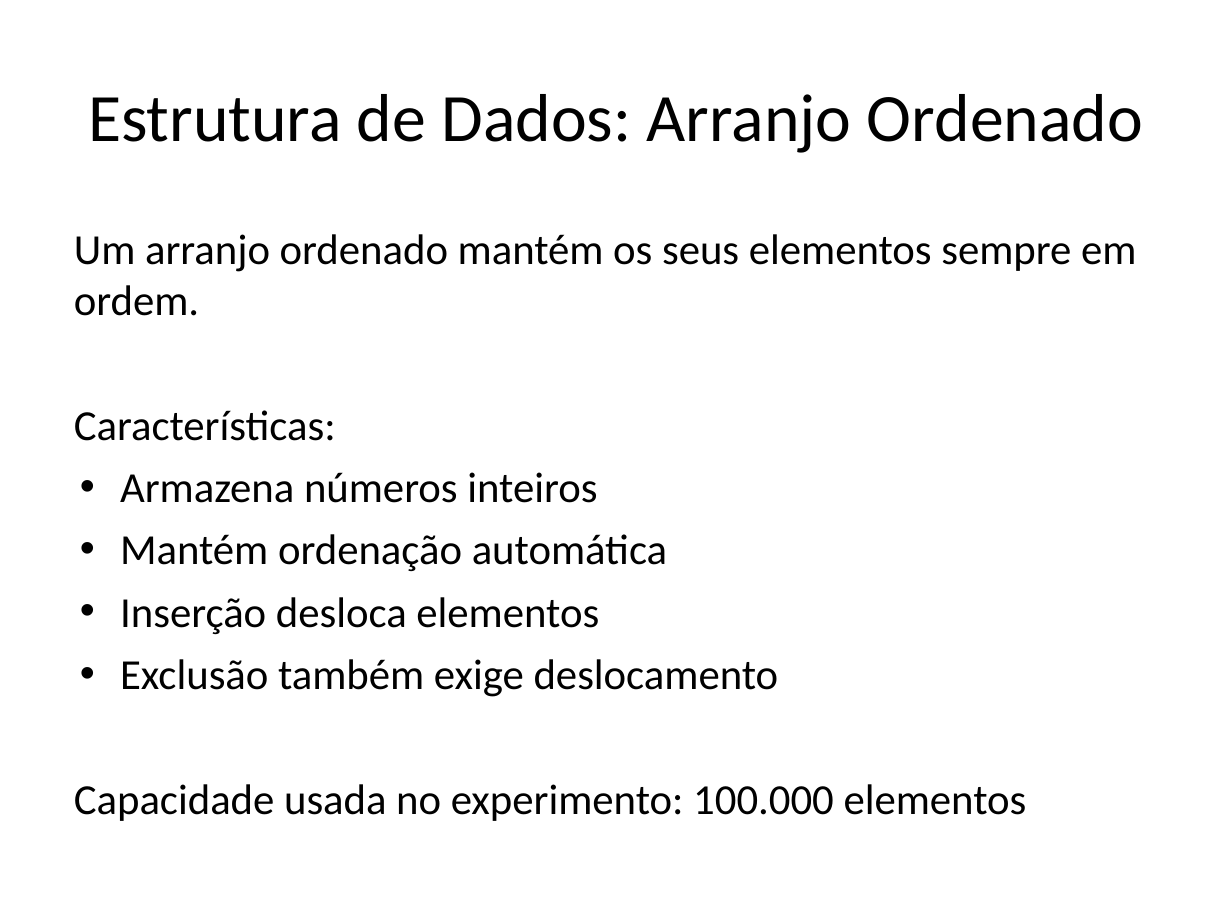
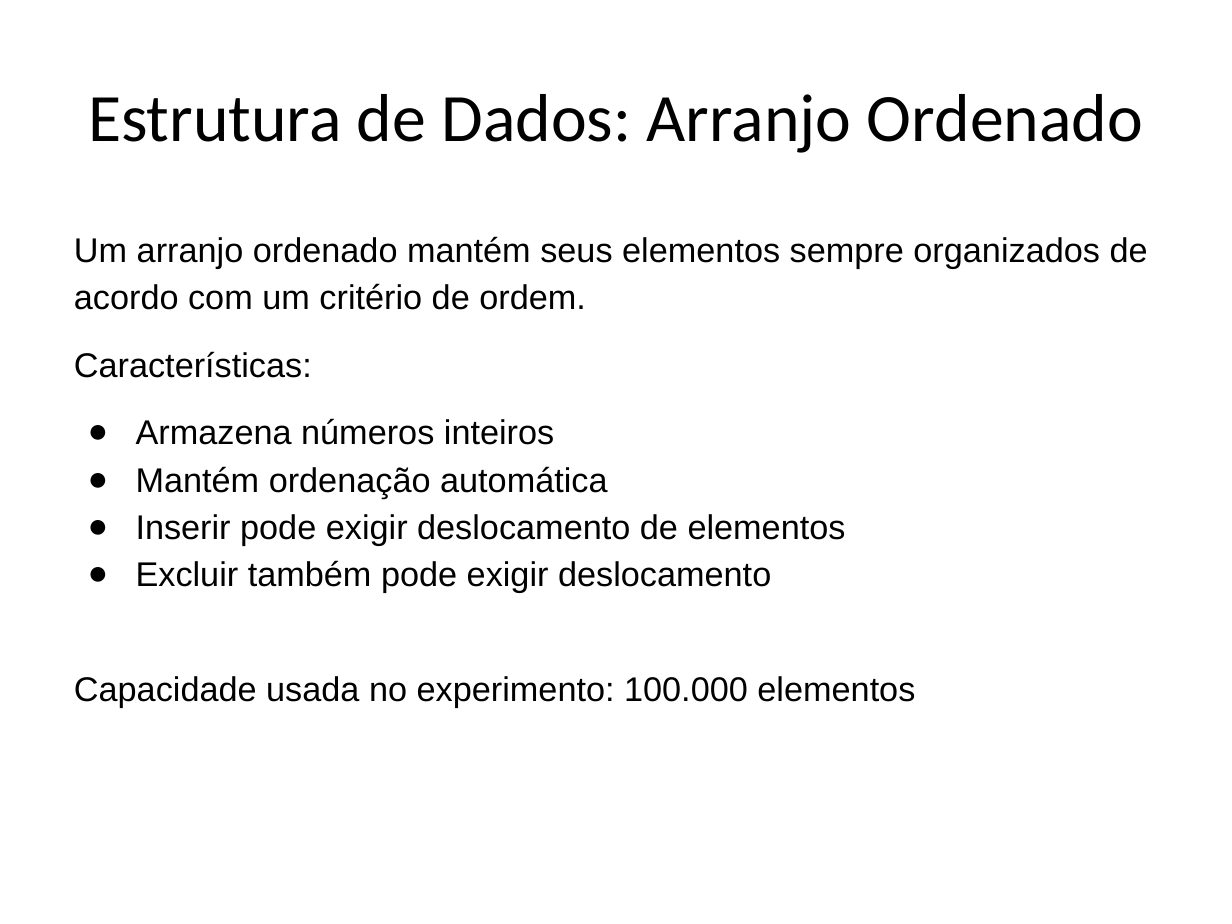
Before and after one commit to Anderson-LS-Oliveira/ArranjoOrdenado, a slide deck: slide 3 of Arranjo_Ordenado.pptx (slide 2 before the commit). Drawn at 1232x924 pixels with LibreOffice and Linux fonts; fonts in the diff are those of the drawing. Boxes give left, top, right and bottom in pixels: in the first picture for what was removed or moved away, otherwise in the second. Text is boxed around its words. In the diff, an @@ line names an element or a change of style, - is before the commit and + after.

```diff
--- a/Arranjo_Ordenado.pptx
+++ b/Arranjo_Ordenado.pptx
@@ text at <box>74,236,1148,310</box>: text changed; size 25 to 20 pt; font Calibri to Arial @@
-Um arranjo ordenado mantém os seus elementos sempre em ordem.
+Um arranjo ordenado mantém seus elementos sempre organizados de acordo com um critério de ordem.
@@ text at <box>74,351,915,708</box>: size 25 to 20 pt, font Calibri to Arial in "Características:", "Armazena números inteiros", "Mantém ordenação automática", "Capacidade usada no experimento: 100.000 elementos"; line spacing 1 to 1.15; more space between paragraphs; bullet • to ●; less space between paragraphs @@
@@ text at <box>136,514,846,593</box>: text changed; size 25 to 20 pt; font Calibri to Arial @@
-• Inserção desloca elementos
-• Exclusão também exige deslocamento
+● Inserir pode exigir deslocamento de elementos
+● Excluir também pode exigir deslocamento
```
Also in this commit, not shown: 5 other slides changed, 4 slides added, 1 slide removed.
